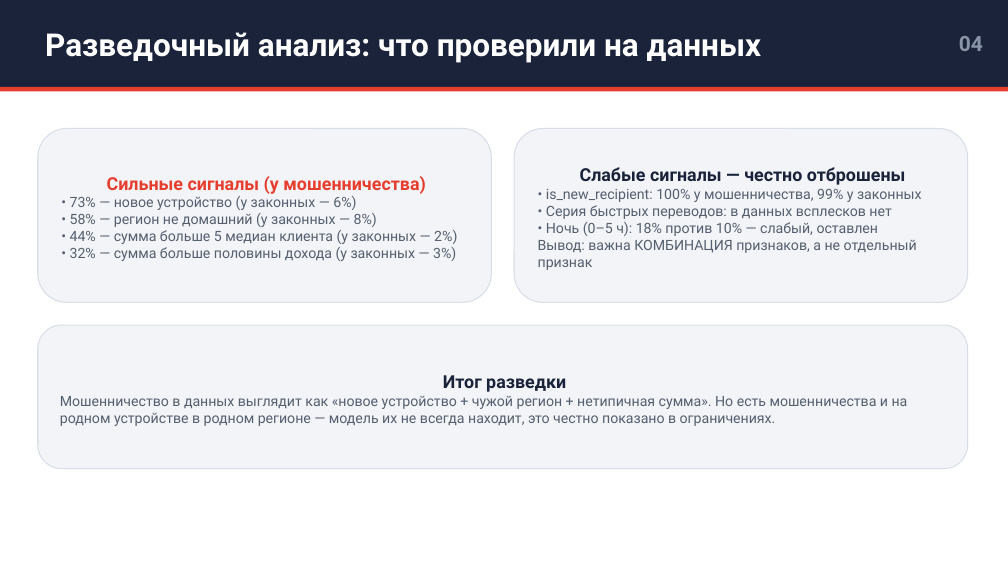
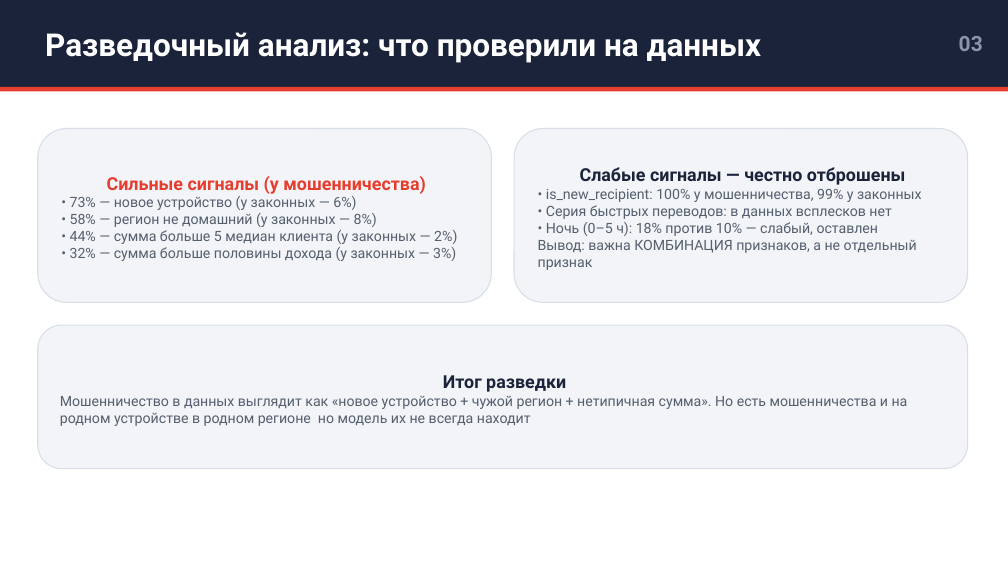
Before and after one commit to JosephBarbera/hakaton, a slide deck: slide 3 of prezentaciya_komanda_lergen.pptx (slide 4 before the commit). Drawn at 1008x567 pixels with LibreOffice and Linux fonts; fonts in the diff are those of the drawing. Boxes give left, top, right and bottom in pixels: in the first picture for what was removed or moved away, otherwise in the second. Text is boxed around its words. In the diff, an @@ line names an element or a change of style, - is before the commit and + after.

```diff
--- a/prezentaciya_komanda_lergen.pptx
+++ b/prezentaciya_komanda_lergen.pptx
@@ text at box(959, 36, 983, 51): text changed @@
-04
+03
@@ text in rounded rectangle at box(60, 396, 908, 426): text changed @@
-Мошенничество в данных выглядит как «новое устройство + чужой регион + нетипичная сумма». Но есть мошенничества и на родном устройстве в родном регионе — модель их не всегда находит, это честно показано в ограничениях.
+Мошенничество в данных выглядит как «новое устройство + чужой регион + нетипичная сумма». Но есть мошенничества и на родном устройстве в родном регионе но модель их не всегда находит
```
Also in this commit, not shown: 8 other slides changed, 3 slides removed.
